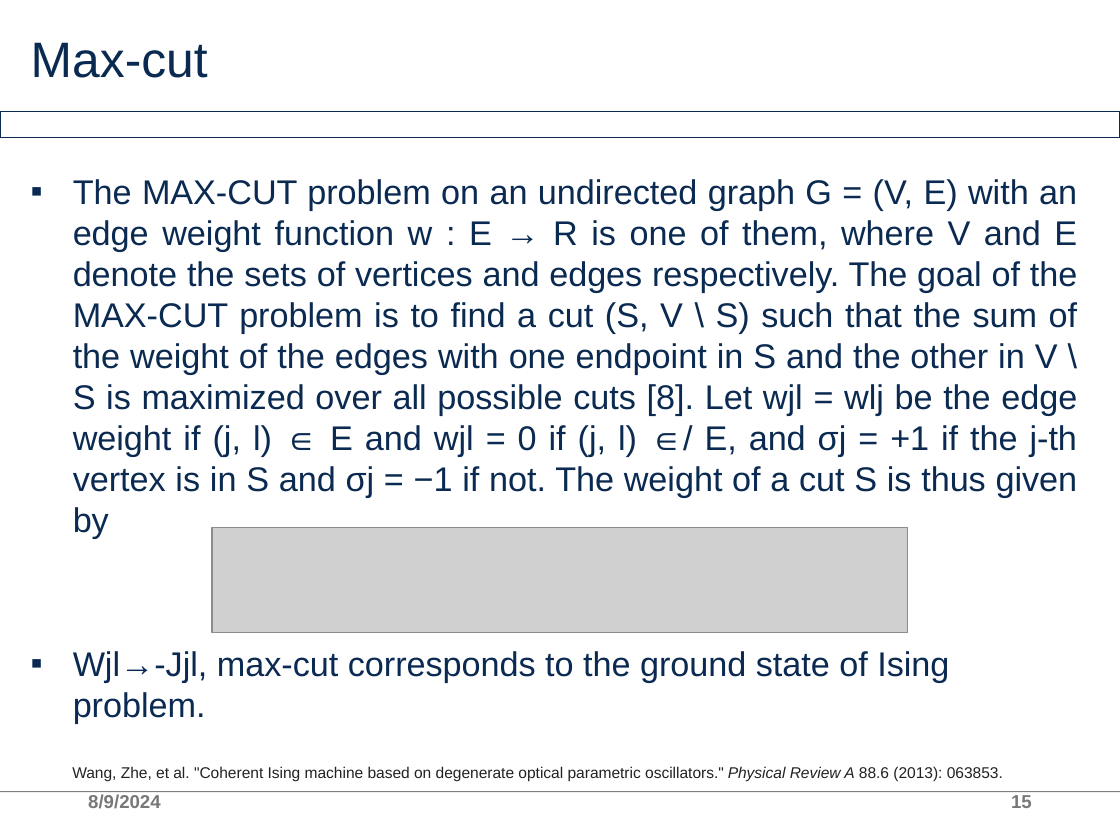
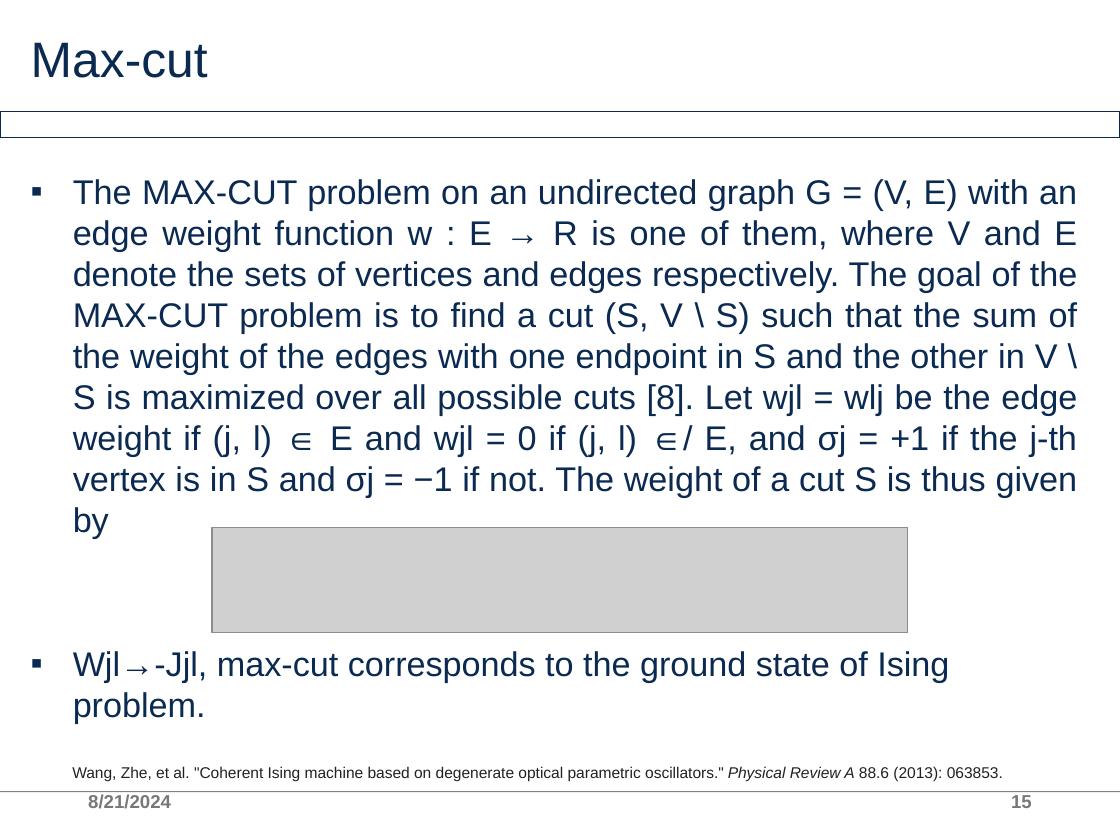
Before and after one commit to AllInCoffee/WHK_workplace, a slide deck: slide 15 of progress.pptx. Drawn at 1120x840 pixels with LibreOffice and Linux fonts; fonts in the diff are those of the drawing; grey boxes stand for pictures; background and template pictures are left out. Boxes give left, top, right and bottom in pixels: in the first picture for what was removed or moved away, otherwise in the second. Text is boxed around its words. In the diff, an @@ line names an element or a change of style, - is before the commit and + after.

```diff
--- a/progress.pptx
+++ b/progress.pptx
@@ text at <box>88,794,171,809</box>: text changed @@
-8/9/2024
+8/21/2024
```
Also in this commit, not shown: 13 other slides changed, 2 slides added, 4 other files.
